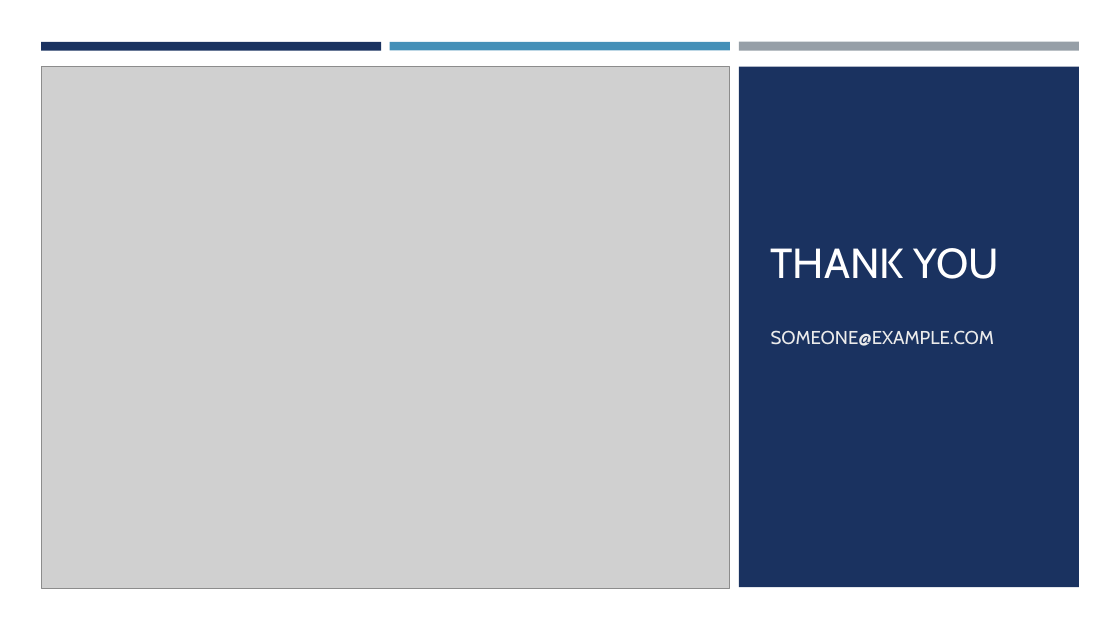
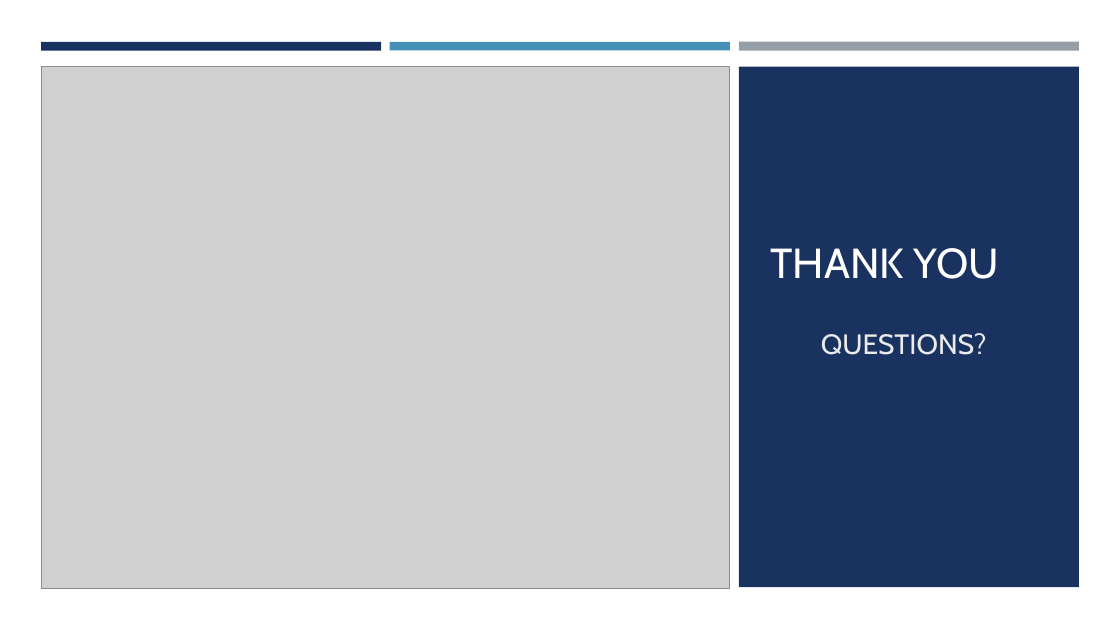
Before and after one commit to nguyenthuyt/audio_nft, a slide deck: slide 12 of NFT.pptx (slide 7 before the commit). Drawn at 1120x630 pixels with LibreOffice and Linux fonts; fonts in the diff are those of the drawing; grey boxes stand for pictures. Boxes give left, top, right and bottom in pixels: in the first picture for what was removed or moved away, otherwise in the second. Text is boxed around its words. In the diff, an @@ line names an element or a change of style, - is before the commit and + after.

```diff
--- a/NFT.pptx
+++ b/NFT.pptx
@@ subtitle at box(821, 333, 987, 355): text changed; size 16 to 24 pt @@
-SOMEONE@EXAMPLE.COM
+QUESTIONS?
```
Also in this commit, not shown: 4 other slides changed, 5 slides added, 1 other file.
